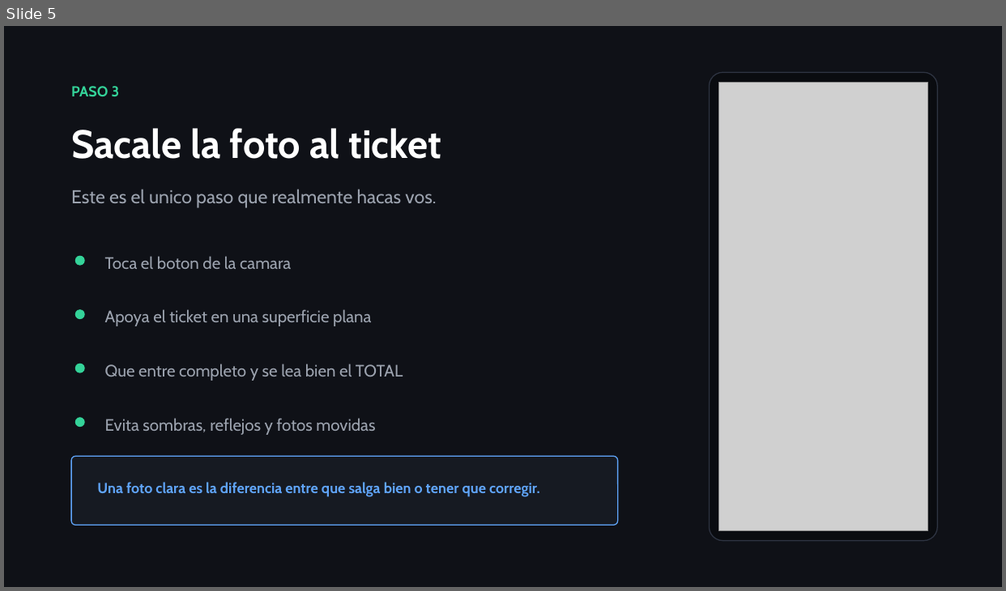
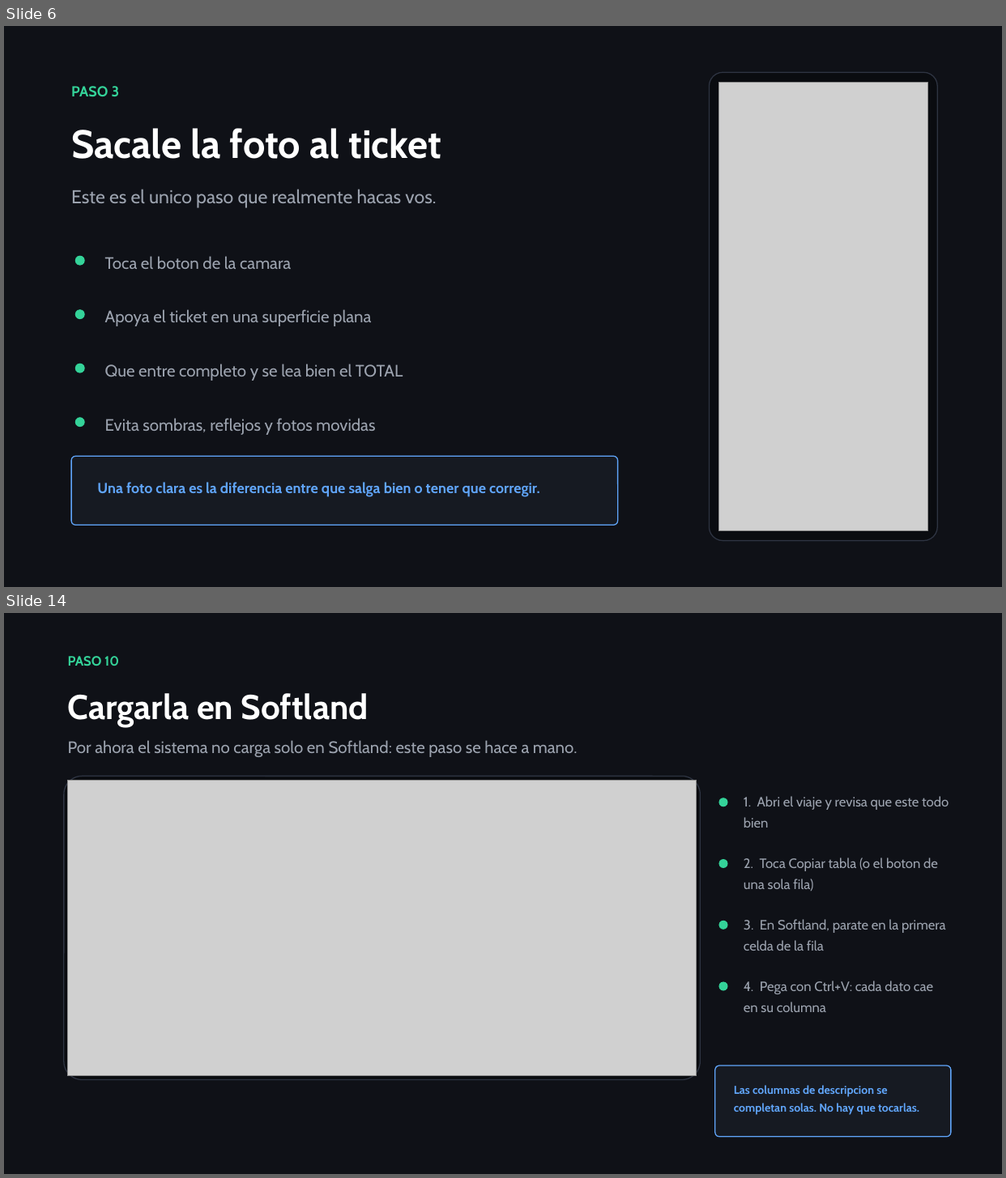
Before and after one commit to Dibiagi-I-D/Automatizacion-liquidacion-de-viajes, a slide deck: Gastos_Logistica_Capacitacion.pptx. Shown one above the other, each under a label of ours: slide 5 before the commit, slides 6 and 14 after it; the slides between them are not shown. The pictures are 1006x591 and 1006x1178 pixels, drawn with LibreOffice and Linux fonts; fonts in the diff are those of the drawing; grey boxes stand for pictures. Boxes give left, top, right and bottom in pixels: in the first picture for what was removed or moved away, otherwise in the second. Text is boxed around its words. In the diff, an @@ line names an element or a change of style, - is before the commit and + after.

```diff
--- a/Gastos_Logistica_Capacitacion.pptx
+++ b/Gastos_Logistica_Capacitacion.pptx
@@ slide 14 added at (4, 613, 1002, 1174), background #FFFFFF @@
@@ rectangle added at (4, 613, 1002, 1174), fill #0F1117 @@
@@ text added at (68, 656, 119, 666), 13 pt, text #34D399, bold @@
+PASO 10
@@ text added at (68, 693, 368, 726), 33 pt, text #FFFFFF, bold @@
+Cargarla en Softland
@@ text added at (68, 740, 577, 757), 16 pt, text #9CA3AF @@
+Por ahora el sistema no carga solo en Softland: este paso se hace a mano.
@@ rounded rectangle added at (64, 776, 701, 1080), fill #0A0C10, outline #2E3442 1 pt @@
@@ picture added at (68, 780, 697, 1076) @@
@@ ellipse added at (719, 798, 728, 807), fill #34D399 @@
@@ text added at (744, 796, 948, 828), 13 pt, text #9CA3AF @@
+1. Abri el viaje y revisa que este todo bien
@@ ellipse added at (719, 859, 728, 868), fill #34D399 @@
@@ text added at (744, 858, 938, 891), 13 pt, text #9CA3AF @@
+2. Toca Copiar tabla (o el boton de una sola fila)
@@ ellipse added at (719, 921, 728, 930), fill #34D399 @@
@@ text added at (744, 919, 946, 951), 13 pt, text #9CA3AF @@
+3. En Softland, parate en la primera celda de la fila
@@ ellipse added at (719, 982, 728, 991), fill #34D399 @@
@@ text added at (744, 981, 933, 1012), 13 pt, text #9CA3AF @@
+4. Pega con Ctrl+V: cada dato cae en su columna
@@ rounded rectangle added at (715, 1066, 951, 1137), fill #161A22, outline #60A5FA 1 pt @@
@@ text added at (734, 1085, 919, 1114), 11 pt, text #60A5FA, bold @@
+Las columnas de descripcion se completan solas. No hay que tocarlas.
@@ what was slide 5 is now slide 6 @@
```
Also in this commit, not shown: 6 slides changed, 6 other slides added, 5 other files.
